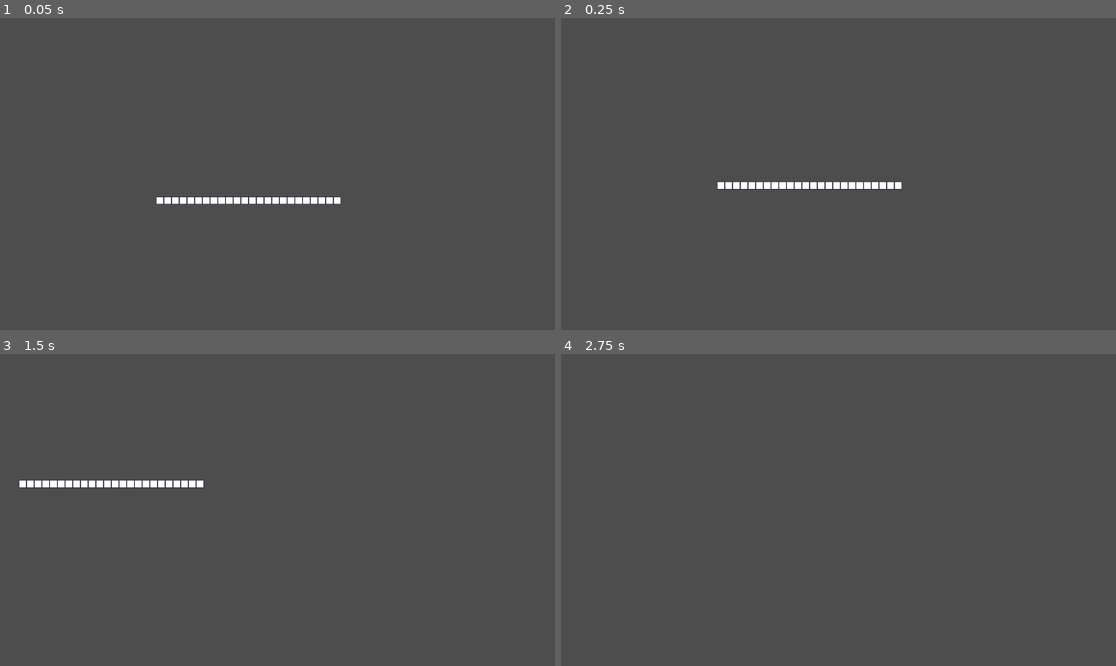
Above: before the commit, frames 1-4 (two rows, left to right).
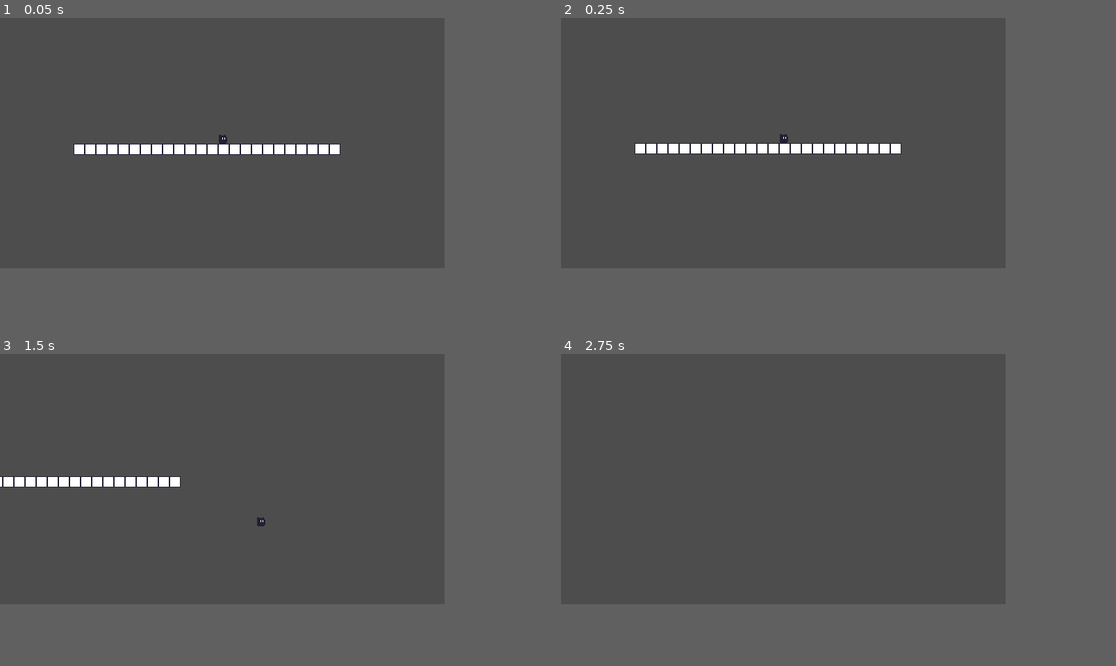
Above: after the commit, the same moments.

Repository: AtomicAntt/ShadowPlatformerGame
Game: Godot game, scene res://MainScene/main.tscn
The game is run twice, just before and just after one commit, with the same random seed, the same clock (stepped at 60 frames per second) and the same inputs.
Inputs:
- Up to frame 1 (0.05 s): no input
- Up to frame 2 (0.25 s): no input
- Up to frame 3 (1.5 s): tap Enter (ui_accept) at 0.5, 0.77 s; hold Right (ui_right) from 0.53 s (still down)
- Up to frame 4 (2.75 s): tap Enter (ui_accept) at 1.52 s; release Right (ui_right) at 2.03 s; hold Left (ui_left) from 2.03 s (still down)
In our replay, the window is 799x449 before the commit and 640x360 after it. These sizes can differ from the game's own. Grey fills any space a smaller window leaves; there, only what the larger window draws over its background counts as a difference.

The runs differ from the first frame. In frame 1, 2.5% of the frame differs, in the area x 13-62%, y 37-60%; in frame 2, 2.5%, in the area x 13-62%, y 37-56%; in frame 3, 1.0%; in frame 4, only the window size differs.

Commit message:
Add prototype player sprite, configure resolution, and enabled position smoothing for the camera

Diff:
--- a/GameObjects/Player.tscn
+++ b/GameObjects/Player.tscn
@@ -1,13 +1,33 @@
-[gd_scene load_steps=3 format=3 uid="uid://cjm5w7wcwx88n"]
+[gd_scene load_steps=5 format=3 uid="uid://cjm5w7wcwx88n"]
 
 [ext_resource type="Script" path="res://GameObjects/Player.gd" id="1_dmfpa"]
+[ext_resource type="Texture2D" uid="uid://bl7x3d28hbvsl" path="res://GameAssets/Player/PrototypePlayer.png" id="2_rc71a"]
 
 [sub_resource type="RectangleShape2D" id="RectangleShape2D_tsln0"]
+size = Vector2(12, 13)
+
+[sub_resource type="SpriteFrames" id="SpriteFrames_in8ix"]
+animations = [{
+"frames": [{
+"duration": 1.0,
+"texture": ExtResource("2_rc71a")
+}],
+"loop": true,
+"name": &"Idle",
+"speed": 5.0
+}]
 
 [node name="Player" type="CharacterBody2D"]
 script = ExtResource("1_dmfpa")
 
 [node name="CollisionShape2D" type="CollisionShape2D" parent="."]
+position = Vector2(1, -6.5)
 shape = SubResource("RectangleShape2D_tsln0")
 
 [node name="Camera2D" type="Camera2D" parent="."]
+position_smoothing_enabled = true
+
+[node name="AnimatedSprite2D" type="AnimatedSprite2D" parent="."]
+position = Vector2(0, -8)
+sprite_frames = SubResource("SpriteFrames_in8ix")
+animation = &"Idle"
--- a/Levels/Level0.tscn
+++ b/Levels/Level0.tscn
@@ -1,6 +1,6 @@
 [gd_scene load_steps=5 format=3 uid="uid://oa2s1vlitgul"]
 
-[ext_resource type="Texture2D" uid="uid://chyam4pwu36mo" path="res://GameAssets/PrototypeTile.png" id="1_moqy2"]
+[ext_resource type="Texture2D" uid="uid://chyam4pwu36mo" path="res://GameAssets/TileMap/PrototypeTile.png" id="1_moqy2"]
 [ext_resource type="PackedScene" uid="uid://cjm5w7wcwx88n" path="res://GameObjects/Player.tscn" id="2_qtb4c"]
 
 [sub_resource type="TileSetAtlasSource" id="TileSetAtlasSource_lbue4"]
@@ -22,4 +22,4 @@
 layer_0/tile_data = PackedInt32Array(65537, 0, 0, 65538, 0, 0, 65539, 0, 0, 65540, 0, 0, 65541, 0, 0, 65542, 0, 0, 6554 …(240 unchanged characters)…
 
 [node name="Player" parent="." instance=ExtResource("2_qtb4c")]
-position = Vector2(76, -33)
+position = Vector2(38, 15)
--- a/project.godot
+++ b/project.godot
@@ -15,6 +15,13 @@
 config/features=PackedStringArray("4.2", "Forward Plus")
 config/icon="res://icon.svg"
 
+[display]
+
+window/size/viewport_width=640
+window/size/viewport_height=360
+window/stretch/mode="canvas_items"
+window/stretch/aspect="expand"
+
 [rendering]
 
 textures/canvas_textures/default_texture_filter=0
Binary file added: GameAssets/Player/PrototypePlayer.png
Not shown, added: GameAssets/Player/PrototypePlayer.png.import
Renamed: GameAssets/PrototypeTile.png -> GameAssets/TileMap/PrototypeTile.png
Not shown, changed: GameAssets/TileMap/PrototypeTile.png.import
